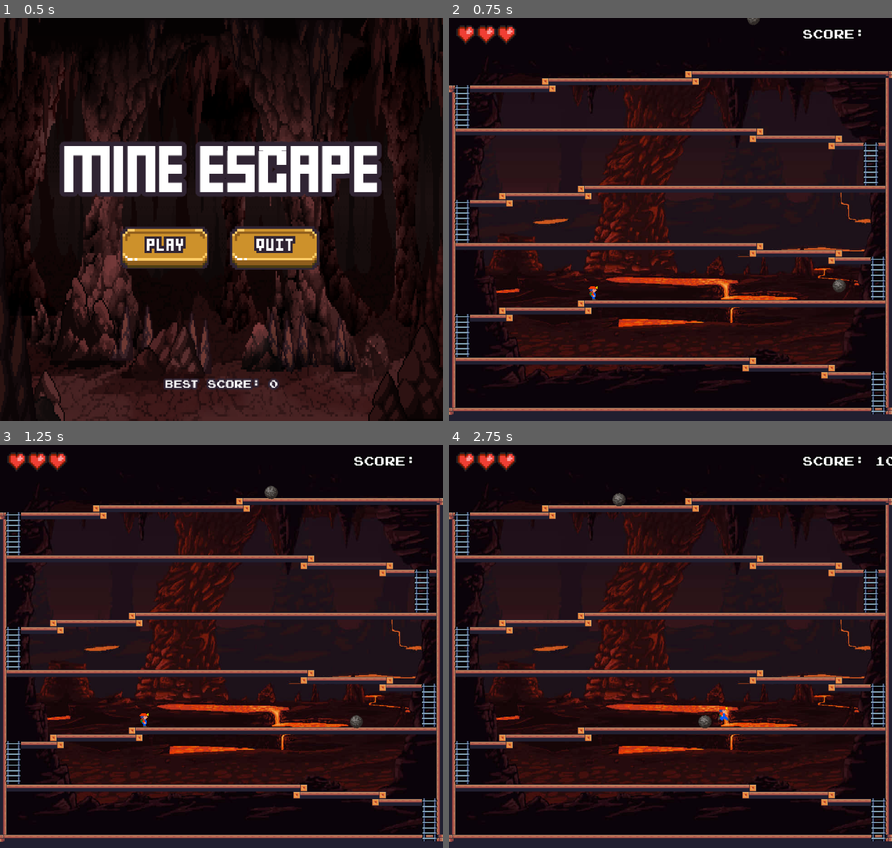
Above: before the commit, frames 1-4 (two rows, left to right).
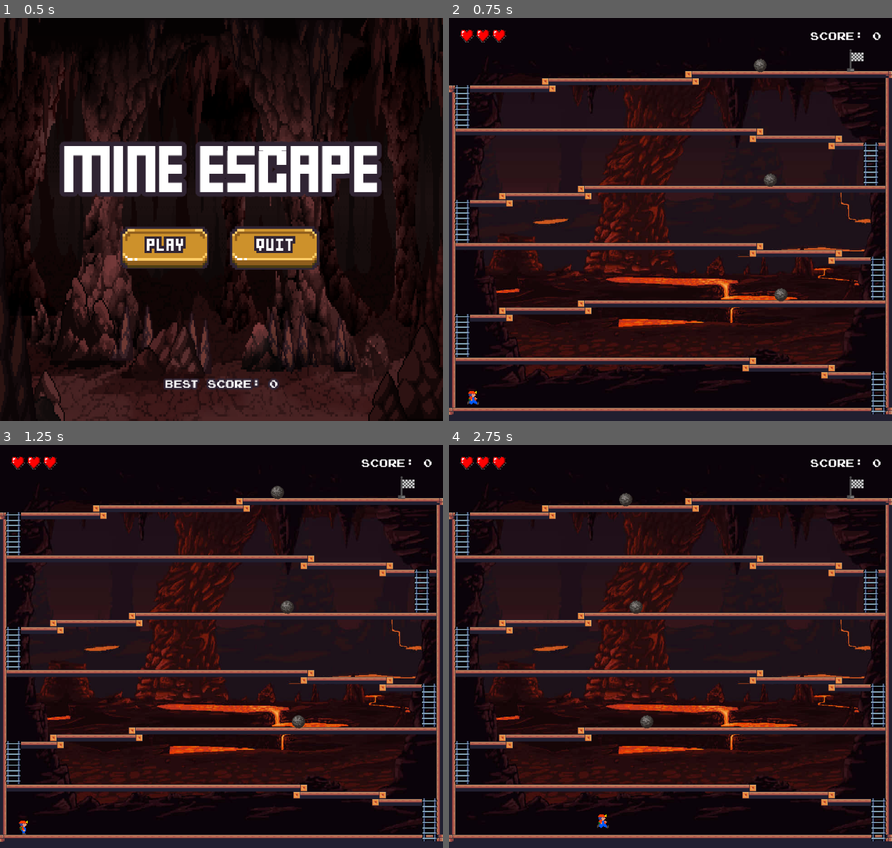
Above: after the commit, the same moments.

Repository: KadirPerez/MineScape
Game: Godot game, scene res://scenes/MainMenu/MainMenu.tscn
Same seed, same stepped clock (60 frames per second), same inputs: the game is played once before the commit and once after it.
Inputs (mouse positions are in pixels of both pictures, inside the frame that each line leads up to):
- Up to frame 1 (0.5 s): no input
- Up to frame 2 (0.75 s): click (612, 247) at 0.5 s
- Up to frame 3 (1.25 s): no input
- Up to frame 4 (2.75 s): hold Right (movement_right) from 1.28 s (still down); tap Space (jump) at 1.52, 2.27 s

Frame 1 is identical in both runs. In frame 2, 1.2% of the frame differs, in the area x 1-98%, y 0-97%; in frame 3, 1.2%; in frame 4, 1.3%, in the area x 1-100%, y 1-96%.

Commit message:
Ciclo de juego

Diff:
--- a/MineScape/scenes/GameOverScreen/GameOverV2.gd
+++ b/MineScape/scenes/GameOverScreen/GameOverV2.gd
@@ -1,7 +1,18 @@
 extends Control
+
+@onready var score_label = $VBoxContainer4/LabelScore
+
+func _ready():
+	SignalManager.on_updated_score.connect(on_update_score)
+	SignalManager.on_item_grabbed.emit(0)
+
+func on_update_score(score: int):
+	score_label.text = "Score: " + str(score)
 
 func _on_button_play_pressed():
 	get_tree().change_scene_to_file("res://Scenes/MainMenu/MainMenu.tscn")
+	SignalManager.on_nose.emit()
 
 func _on_button_quit_pressed():
 	get_tree().change_scene_to_file("res://scenes/mine/mine.tscn")
+	SignalManager.on_nose.emit()
--- a/MineScape/scenes/HUD/HUD.gd
+++ b/MineScape/scenes/HUD/HUD.gd
@@ -1,6 +1,6 @@
 extends Control
 
-@onready var score_label = $MarginContainer2/HBoxContainer/ScoreLabel
+@onready var score_label = $MarginContainer/HBoxContainer/ScoreLabel
 @onready var hearts_container = $MarginContainer/HBoxContainer/HeartsContainer
 
 var hearts: Array
@@ -12,6 +12,7 @@
 	SignalManager.on_updated_score.connect(update_score)
 	hearts = hearts_container.get_children()
 
+
 func update_lives(lives: int):
 	for heart_index in range(hearts.size()):
 		hearts[heart_index].visible = heart_index < lives
--- a/MineScape/scenes/HUD/HUD.tscn
+++ b/MineScape/scenes/HUD/HUD.tscn
@@ -1,14 +1,12 @@
-[gd_scene load_steps=5 format=3 uid="uid://vhg15e13o0pc"]
+[gd_scene load_steps=5 format=3 uid="uid://n1ocbdqletbd"]
 
-[ext_resource type="Script" path="res://Scenes/HUD/HUD.gd" id="1_hyyaq"]
-[ext_resource type="Texture2D" uid="uid://b85vh3qrip4v2" path="res://assets/sprites/heart.png" id="1_qdjh3"]
-[ext_resource type="FontFile" uid="uid://chdh2neh3g2w2" path="res://assets/fonts/joystix monospace.otf" id="2_2glly"]
+[ext_resource type="Script" path="res://scenes/hud/hud.gd" id="1_adoha"]
+[ext_resource type="Texture2D" uid="uid://cumum6fgub7gr" path="res://assets/sprites/heart.png" id="1_ekhm2"]
+[ext_resource type="FontFile" uid="uid://chdh2neh3g2w2" path="res://assets/fonts/joystix monospace.otf" id="2_ba1xp"]
 
-[sub_resource type="LabelSettings" id="LabelSettings_4gffm"]
-font = ExtResource("2_2glly")
-font_size = 28
-outline_size = 8
-outline_color = Color(0, 0, 0, 1)
+[sub_resource type="LabelSettings" id="LabelSettings_jnvs7"]
+font = ExtResource("2_ba1xp")
+font_size = 24
 
 [node name="Hud" type="Control"]
 layout_mode = 3
@@ -17,20 +15,18 @@
 anchor_bottom = 1.0
 grow_horizontal = 2
 grow_vertical = 2
-script = ExtResource("1_hyyaq")
+script = ExtResource("1_adoha")
 
 [node name="MarginContainer" type="MarginContainer" parent="."]
 layout_mode = 1
 anchors_preset = 15
 anchor_right = 1.0
 anchor_bottom = 1.0
-offset_left = 15.0
-offset_top = 15.0
-offset_right = 383.0
-offset_bottom = 15.0
 grow_horizontal = 2
 grow_vertical = 2
-scale = Vector2(0.1, 0.1)
+theme_override_constants/margin_left = 24
+theme_override_constants/margin_top = 24
+theme_override_constants/margin_right = 24
 
 [node name="HBoxContainer" type="HBoxContainer" parent="MarginContainer"]
 layout_mode = 2
@@ -42,27 +38,18 @@
 
 [node name="H1" type="TextureRect" parent="MarginContainer/HBoxContainer/HeartsContainer"]
 layout_mode = 2
-texture = ExtResource("1_qdjh3")
+texture = ExtResource("1_ekhm2")
 
 [node name="H2" type="TextureRect" parent="MarginContainer/HBoxContainer/HeartsContainer"]
 layout_mode = 2
-texture = ExtResource("1_qdjh3")
+texture = ExtResource("1_ekhm2")
 
 [node name="H3" type="TextureRect" parent="MarginContainer/HBoxContainer/HeartsContainer"]
 layout_mode = 2
-texture = ExtResource("1_qdjh3")
+texture = ExtResource("1_ekhm2")
 
-[node name="MarginContainer2" type="MarginContainer" parent="."]
-layout_mode = 0
-offset_left = 790.0
-offset_top = 15.0
-offset_right = 928.0
-offset_bottom = 55.0
-
-[node name="HBoxContainer" type="HBoxContainer" parent="MarginContainer2"]
+[node name="ScoreLabel" type="Label" parent="MarginContainer/HBoxContainer"]
 layout_mode = 2
-
-[node name="ScoreLabel" type="Label" parent="MarginContainer2/HBoxContainer"]
-layout_mode = 2
-text = "SCORE:"
-label_settings = SubResource("LabelSettings_4gffm")
+text = "Score: 0
+"
+label_settings = SubResource("LabelSettings_jnvs7")
--- a/MineScape/scenes/Rock/Rock.gd
+++ b/MineScape/scenes/Rock/Rock.gd
@@ -4,18 +4,24 @@
 @onready var wall_detection = $WallDetection
 
 const GRAVITY : float = 1200.0
-const MOVEMENT_SPEED : float = 150.0
+var MOVEMENT_SPEED : float = 150.0
 
 enum FACING_DIRECTION {LEFT = -1, RIGHT = 1}
 var current_direction = FACING_DIRECTION.LEFT
 
 const SCORE : int = 5
+var is_invincible = false
+
+func set_movement_speed(new_speed: float):
+	MOVEMENT_SPEED = new_speed
+
+func get_movement_speed() -> float:
+	return MOVEMENT_SPEED
 
 func _physics_process(delta):
 	if not is_on_floor():
 		apply_gravity(delta)
 	snail_move()
-
 	move_and_slide()
 
 func flip_me():
@@ -37,11 +43,14 @@
 	velocity.y += GRAVITY * delta
 
 func _on_hitbox_area_entered(area):
-	SignalManager.on_damage.emit()
-	set_physics_process(false)
-	sprite_2d.animation="destroy"
-	await (sprite_2d.animation_finished)
-	queue_free()
+	if not is_invincible:
+		is_invincible = true
+		set_physics_process(false)
+		SignalManager.on_damage.emit()
+		sprite_2d.animation="destroy"
+		await (sprite_2d.animation_finished)
+		queue_free()
+		is_invincible = false
 
 func _on_hit_box_puntos_area_entered(area):
 	SignalManager.on_item_grabbed.emit(SCORE) # Emit para mandar el Score predefinido
--- /dev/null
+++ b/MineScape/scenes/bandera/bandera.gd
@@ -0,0 +1,4 @@
+extends StaticBody2D
+
+func _on_bandera_entered(area):
+	SignalManager.on_win.emit()
--- /dev/null
+++ b/MineScape/scenes/bandera/bandera.tscn
@@ -0,0 +1,28 @@
+[gd_scene load_steps=5 format=3 uid="uid://cpacbmo71ep7r"]
+
+[ext_resource type="Script" path="res://scenes/bandera/bandera.gd" id="1_ktlli"]
+[ext_resource type="Texture2D" uid="uid://bcfx4nwnvoxrl" path="res://assets/sprites/bandera.png" id="1_ouwh1"]
+
+[sub_resource type="RectangleShape2D" id="RectangleShape2D_idked"]
+size = Vector2(33, 44)
+
+[sub_resource type="RectangleShape2D" id="RectangleShape2D_viub8"]
+size = Vector2(33, 43)
+
+[node name="Bandera" type="StaticBody2D"]
+script = ExtResource("1_ktlli")
+
+[node name="Sprite2D" type="Sprite2D" parent="."]
+texture = ExtResource("1_ouwh1")
+
+[node name="CollisionShape2D" type="CollisionShape2D" parent="."]
+position = Vector2(3.5, 2)
+shape = SubResource("RectangleShape2D_idked")
+
+[node name="Area2D" type="Area2D" parent="."]
+
+[node name="CollisionShape2D" type="CollisionShape2D" parent="Area2D"]
+position = Vector2(3.5, 1.5)
+shape = SubResource("RectangleShape2D_viub8")
+
+[connection signal="area_entered" from="Area2D" to="." method="_on_bandera_entered"]
--- a/MineScape/scenes/lava/lava.gd
+++ b/MineScape/scenes/lava/lava.gd
@@ -1,10 +1,16 @@
 extends AnimatableBody2D
 
 var _DIRECTION = Vector2.UP
-var _falling_speed: float = 50 : set = set_falling_speed, get = get_falling_speed
+var _falling_speed: float = 50
 
 func _ready():
 	SignalManager.on_game_over.connect(on_game_over)
+
+func set_movement_speed(new_speed: float):
+	_falling_speed = new_speed
+
+func get_movement_speed() -> float:
+	return _falling_speed
 
 func on_game_over():
 	queue_free()
@@ -15,13 +21,6 @@
 func fall(delta):
 	position += _DIRECTION * delta * _falling_speed
 
-func set_falling_speed(new_falling_speed: float):
-	_falling_speed = new_falling_speed
-
-func get_falling_speed() -> float:
-	return _falling_speed
-
-
 func _on_lava_entered(area):
 	SignalManager.on_damage.emit()
 	SignalManager.on_damage.emit()
--- a/MineScape/scenes/lava/lava.tscn
+++ b/MineScape/scenes/lava/lava.tscn
@@ -47,6 +47,7 @@
 frame_progress = 0.997402
 
 [node name="Area2D" type="Area2D" parent="."]
+collision_layer = 8
 
 [node name="CollisionShape2D" type="CollisionShape2D" parent="Area2D"]
 position = Vector2(576, -1192.5)
--- a/MineScape/scenes/mine/mine.gd
+++ /dev/null
@@ -1,3 +0,0 @@
-extends Node2D
-
-@onready var player = $Player
--- a/MineScape/scenes/mine/mine.tscn
+++ b/MineScape/scenes/mine/mine.tscn
@@ -1,13 +1,32 @@
-[gd_scene load_steps=11 format=3 uid="uid://c2imiycw0ofx0"]
+[gd_scene load_steps=12 format=3 uid="uid://c2imiycw0ofx0"]
 
 [ext_resource type="Texture2D" uid="uid://h2eykyeh7u2k" path="res://assets/tilemap/Terrain (16x16).png" id="1_22gtk"]
-[ext_resource type="Script" path="res://scenes/mine/mine.gd" id="1_ys5qp"]
 [ext_resource type="Texture2D" uid="uid://dy8i0lvss77t3" path="res://assets/sprites/lava_bg.jpg" id="2_563aq"]
 [ext_resource type="PackedScene" uid="uid://cm3y61nsfhq81" path="res://scenes/lava/lava.tscn" id="3_gfwwu"]
 [ext_resource type="PackedScene" uid="uid://dyh05m5qhp2qs" path="res://scenes/ladder/ladder.tscn" id="4_nnwi0"]
 [ext_resource type="PackedScene" uid="uid://cntx6xeslwrwq" path="res://scenes/player/player.tscn" id="5_8onw5"]
-[ext_resource type="PackedScene" uid="uid://vhg15e13o0pc" path="res://scenes/HUD/HUD.tscn" id="6_y3mhy"]
+[ext_resource type="PackedScene" uid="uid://n1ocbdqletbd" path="res://scenes/hud/hud.tscn" id="7_0uyqr"]
 [ext_resource type="PackedScene" uid="uid://48g07nb01d6t" path="res://scenes/spwan_rock/spawn_rock.tscn" id="7_wb0e8"]
+[ext_resource type="PackedScene" uid="uid://cpacbmo71ep7r" path="res://scenes/bandera/bandera.tscn" id="8_gv0bl"]
+
+[sub_resource type="GDScript" id="GDScript_dlty7"]
+script/source = "extends Node2D
+
+@onready var player = $Player
+@onready var lava = $Lava
+
+func _ready():
+	SignalManager.on_win.connect(on_win)
+	SignalManager.on_restart.emit()
+
+func on_win():
+	reset_game()
+
+func reset_game():
+	player.reset_position()
+
+
+"
 
 [sub_resource type="TileSetAtlasSource" id="TileSetAtlasSource_kiwcl"]
 texture = ExtResource("1_22gtk")
@@ -489,7 +508,7 @@
 
 [node name="Mine" type="Node2D"]
 position = Vector2(-1, 6)
-script = ExtResource("1_ys5qp")
+script = SubResource("GDScript_dlty7")
 
 [node name="MarginContainerBG" type="MarginContainer" parent="."]
 anchors_preset = 15
@@ -506,6 +525,10 @@
 layout_mode = 2
 texture = ExtResource("2_563aq")
 
+[node name="CanvasLayer" type="CanvasLayer" parent="."]
+
+[node name="Hud" parent="CanvasLayer" instance=ExtResource("7_0uyqr")]
+
 [node name="piso" type="TileMap" parent="."]
 tile_set = SubResource("TileSet_333xw")
 format = 2
@@ -530,17 +553,19 @@
 position = Vector2(961, 831)
 
 [node name="SpawnRock" parent="." instance=ExtResource("7_wb0e8")]
-position = Vector2(704, -20)
-
-[node name="SpawnRock" parent="SpawnRock" instance=ExtResource("7_wb0e8")]
-position = Vector2(191, 597)
+position = Vector2(719, 91)
+
+[node name="SpawnRock5" parent="." instance=ExtResource("7_wb0e8")]
+position = Vector2(766, 617)
+
+[node name="SpawnRock2" parent="." instance=ExtResource("7_wb0e8")]
+position = Vector2(741, 341)
 
 [node name="Lava" parent="." instance=ExtResource("3_gfwwu")]
-position = Vector2(-79, 2206)
-
-[node name="CanvasLayer" type="CanvasLayer" parent="."]
-
-[node name="Hud" parent="CanvasLayer" instance=ExtResource("6_y3mhy")]
+position = Vector2(-60, 2356)
 
 [node name="Player" parent="." instance=ExtResource("5_8onw5")]
-position = Vector2(324, 592)
+position = Vector2(54, 821)
+
+[node name="Bandera" parent="." instance=ExtResource("8_gv0bl")]
+position = Vector2(909, 89)
--- a/MineScape/scenes/mine/singletons/GameManager.gd
+++ /dev/null
@@ -1,16 +0,0 @@
-extends Node
-
-var global_lives: int = 3
-var global_score: int = 0
-
-func _ready():
-	SignalManager.on_damage.connect(on_damage)
-	SignalManager.on_item_grabbed.connect(on_item_grabbed)
-
-func on_damage():
-	global_lives -= 1
-	SignalManager.on_update_lives.emit(global_lives)
-
-func on_item_grabbed(score: int):
-	global_score += score
-	SignalManager.on_update_score.emit(global_score)
--- a/MineScape/scenes/mine/singletons/SignalManager.gd
+++ /dev/null
@@ -1,6 +0,0 @@
-extends Node
-
-signal on_damage()
-signal on_update_lives(lives : int)
-signal on_updated_score(score : int)
-signal on_item_grabbed(score : int)
--- a/MineScape/scenes/player/player.gd
+++ b/MineScape/scenes/player/player.gd
@@ -5,7 +5,7 @@
 @onready var anim_player = $AnimationPlayer
 @onready var sprite_2d = $Sprite2D
 
-const MOVEMENT_SPEED : float = 200.0
+var MOVEMENT_SPEED : float = 200.0
 const SCALING_SPEED : float = 125.0
 const GRAVITY: float = 1200.0
 const JUMP_FORCE: float = 300.0
@@ -16,19 +16,28 @@
 
 var colliding_lader = false # indica si el jugador se encuentra en la colision de la escalera
 var going_up = false #indica si el jugador esta sujetandose de la escalera
+var initial_position: Vector2
 
+func _ready():
+	initial_position = position
 
+func set_movement_speed(new_speed: float):
+	MOVEMENT_SPEED = new_speed
+
+func get_movement_speed() -> float:
+	return MOVEMENT_SPEED
+
+func reset_position():
+	position = initial_position
 
 func _physics_process(delta):
 	if not is_on_floor():
 		apply_gravity(delta)
-
 	get_input()
 	calculate_state()
 	move_and_slide()
 
 func calculate_state():
-
 	#saber si esta en el suelo
 	if is_on_floor():
 			#saber si esta corriendo o quieto
--- a/MineScape/scenes/spwan_rock/spawn_rock.tscn
+++ b/MineScape/scenes/spwan_rock/spawn_rock.tscn
@@ -14,6 +14,6 @@
 shape = SubResource("CircleShape2D_1nx2i")
 
 [node name="cooldown" type="Timer" parent="."]
-wait_time = 3.0
+wait_time = 10.0
 
 [connection signal="timeout" from="cooldown" to="." method="_on_cooldown_timeout"]
--- a/MineScape/singletons/GameManager.gd
+++ b/MineScape/singletons/GameManager.gd
@@ -4,20 +4,38 @@
 var global_score: int = 0
 
 var game_over_scene: PackedScene = preload("res://scenes/GameOverScreen/GameOverV2.tscn")
+var game_scene:PackedScene = preload("res://scenes/mine/mine.tscn")
 
 func load_game_over__scene():
 	get_tree().change_scene_to_packed(game_over_scene)
 
+
 func _ready():
 	SignalManager.on_damage.connect(on_damage)
 	SignalManager.on_item_grabbed.connect(on_item_grabbed)
+	SignalManager.on_win.connect(on_win)
+	SignalManager.on_restart.connect(on_restart)
+	SignalManager.on_nose.connect(on_nose)
+
+func on_nose():
+	global_score = 0
+	global_lives = 3
+
+func on_win():
+	get_tree().change_scene_to_packed(game_scene)
+
+func on_restart():
+	SignalManager.on_updated_score.emit(global_score)
+	SignalManager.on_update_lives.emit(global_lives)
 
 func on_damage():
 	global_lives -= 1
 	SignalManager.on_update_lives.emit(global_lives)
 	if global_lives <= 0:
 		load_game_over__scene()
+		SignalManager.on_updated_score.emit(global_score)
 		SignalManager.on_game_over.emit()
+
 
 func on_item_grabbed(score: int):
 	global_score += score
--- a/MineScape/singletons/SignalManager.gd
+++ b/MineScape/singletons/SignalManager.gd
@@ -5,3 +5,6 @@
 signal on_game_over()
 signal on_updated_score(score : int)
 signal on_item_grabbed(score : int)
+signal on_win()
+signal on_restart()
+signal on_nose()
Binary file added: MineScape/assets/sprites/bandera.png
Not shown, changed: MineScape/assets/sprites/bandera.png.import
Binary file changed: MineScape/assets/sprites/heart.png
